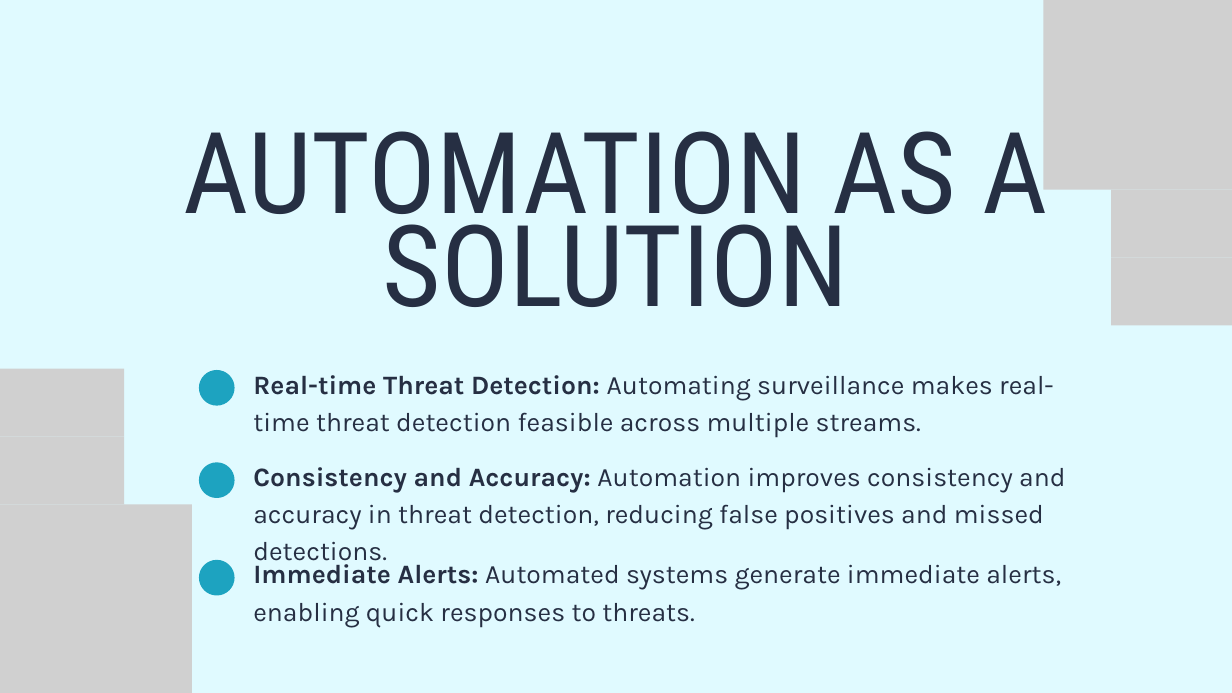
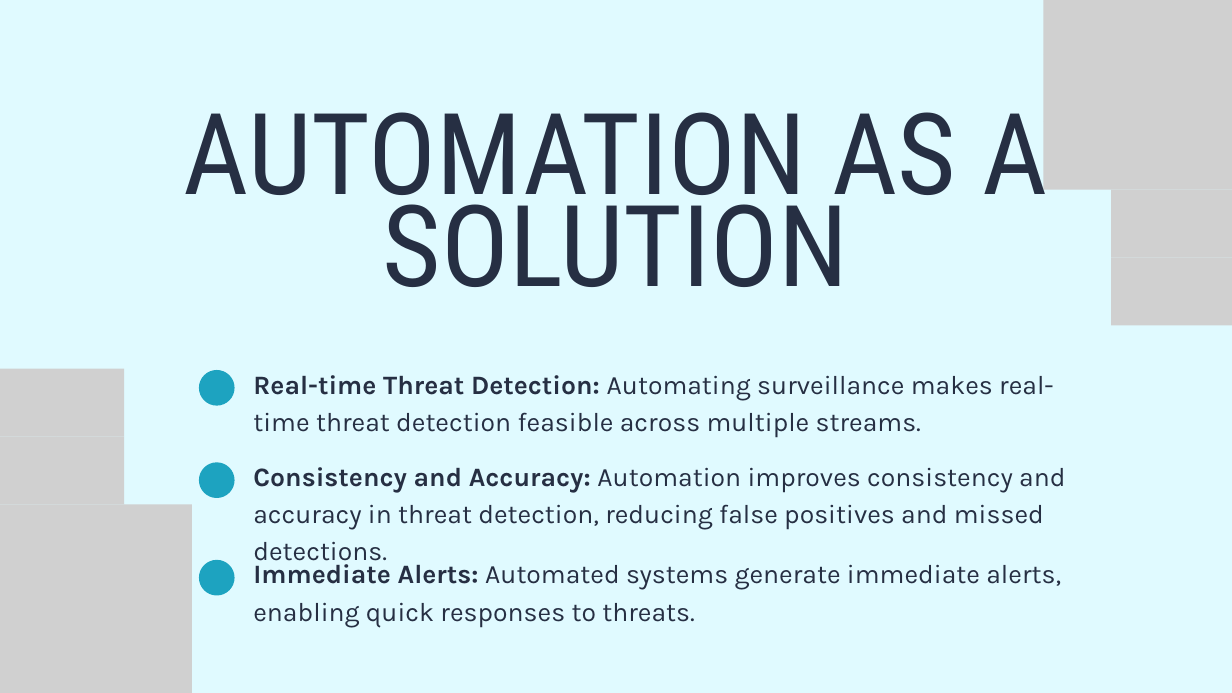
Before and after one commit to rishabhkp28/PCSE25-49, a slide deck: slide 5 of Final Presentation.pptx. Drawn at 1232x693 pixels with LibreOffice and Linux fonts; fonts in the diff are those of the drawing; grey boxes stand for pictures. Boxes give left, top, right and bottom in pixels: in the first picture for what was removed or moved away, otherwise in the second. Text is boxed around its words. In the diff, an @@ line names an element or a change of style, - is before the commit and + after.

```diff
--- a/Final Presentation.pptx
+++ b/Final Presentation.pptx
@@ text "AUTOMATION AS A SOLUTION": place and size @@
-text "AUTOMATION AS A SOLUTION" at bbox=[184, 109, 1047, 307]
+text "AUTOMATION AS A SOLUTION" at bbox=[184, 90, 1047, 287]
```
Also in this commit, not shown: 4 other slides changed, 1 slide added.
